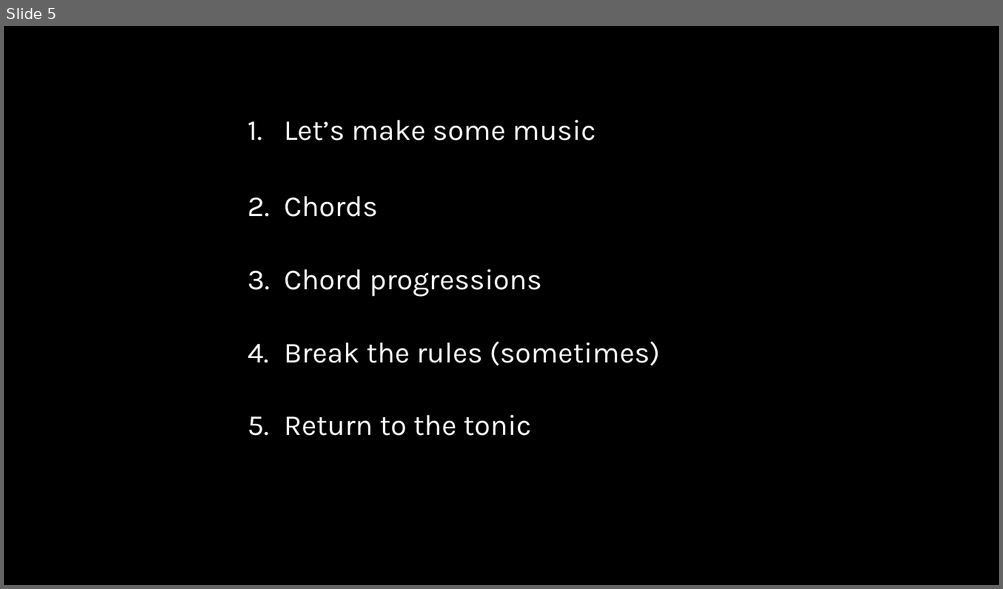
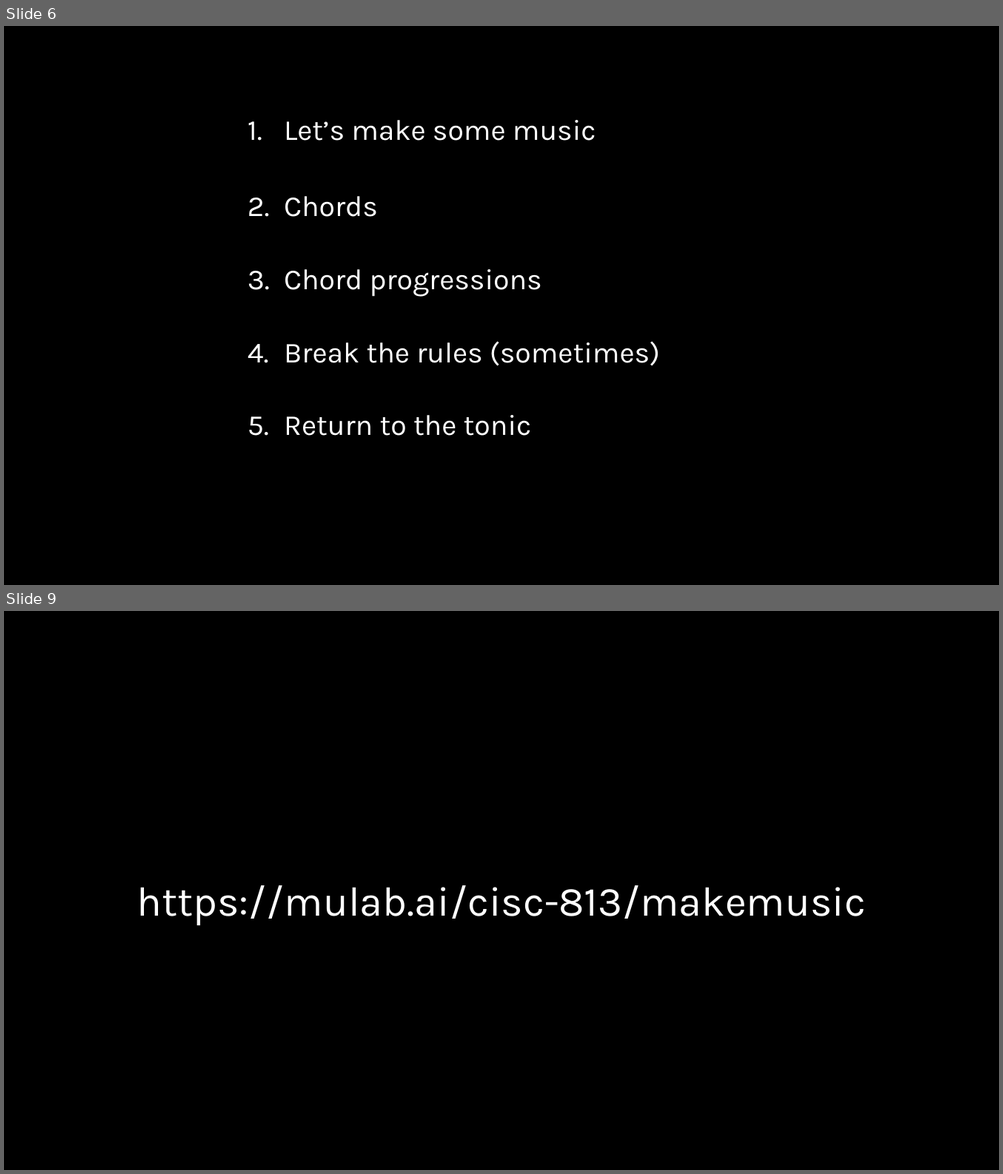
Before and after one commit to AI-Planning/modeling-in-pddl, a slide deck: exercises/cisc-813/temporal/slides.pptx. Shown one above the other, each under a label of ours: slide 5 before the commit, slides 6 and 9 after it; the slides between them are not shown. The pictures are 1003x589 and 1003x1174 pixels, drawn with LibreOffice and Linux fonts; fonts in the diff are those of the drawing. Boxes give left, top, right and bottom in pixels: in the first picture for what was removed or moved away, otherwise in the second. Text is boxed around its words. In the diff, an @@ line names an element or a change of style, - is before the commit and + after.

```diff
--- a/exercises/cisc-813/temporal/slides.pptx
+++ b/exercises/cisc-813/temporal/slides.pptx
@@ slide 9 added at [4,611,999,1170], background #000000 @@
@@ text added at [137,886,865,925], 40 pt, text #FFFFFF @@
+https://mulab.ai/cisc-813/makemusic
@@ what was slide 5 is now slide 6 @@
```
Also in this commit, not shown: 10 slides changed, 5 other slides added, 3 slides removed.
